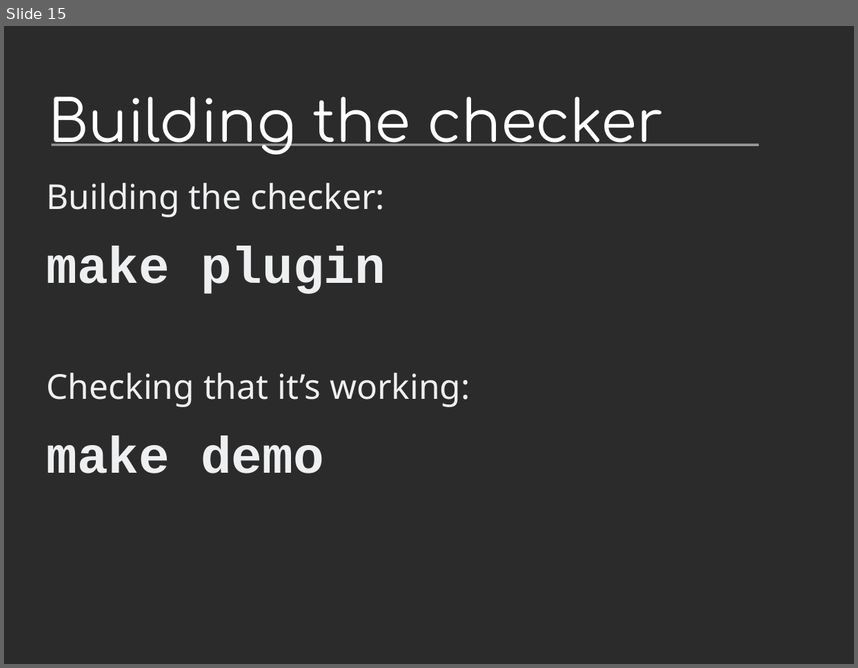
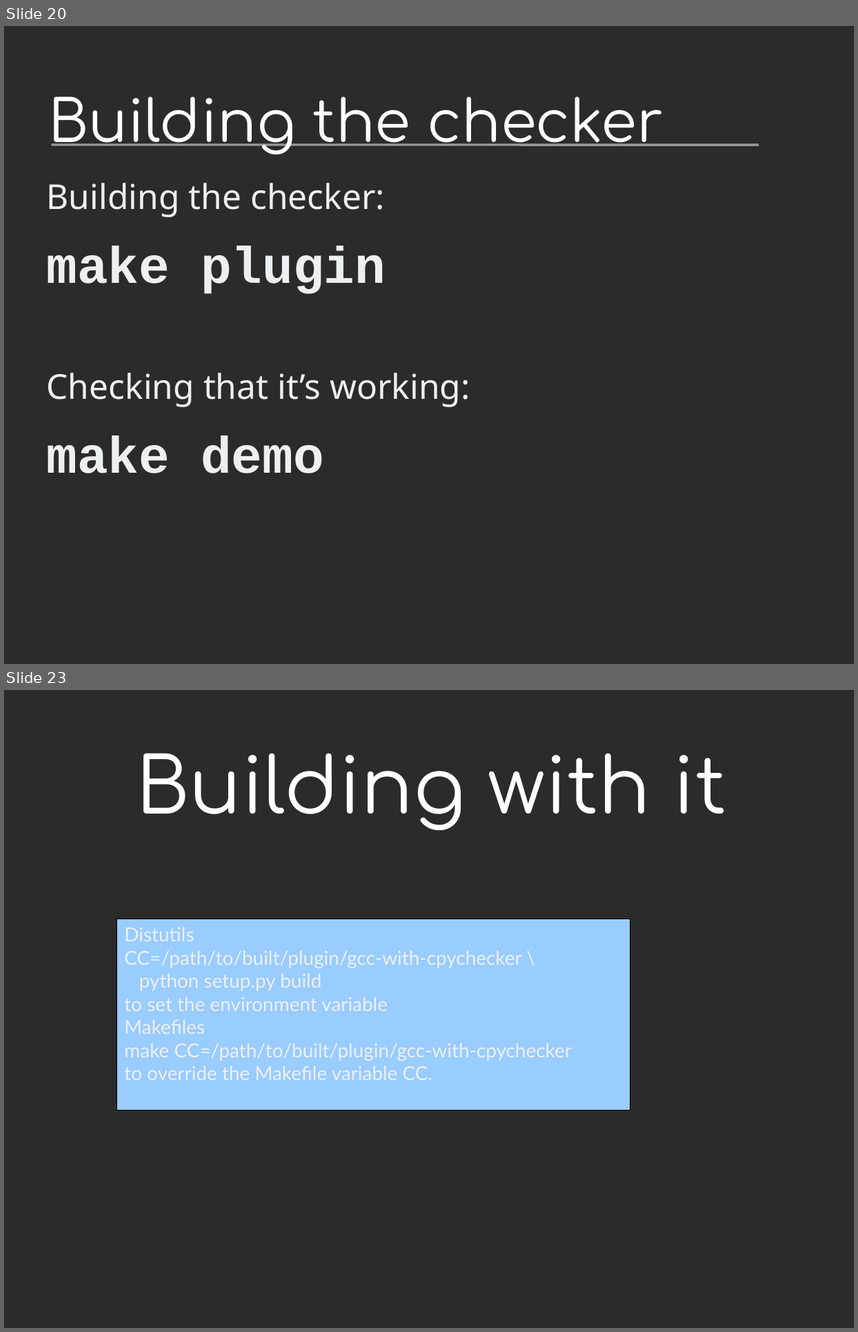
Before and after one commit to davidmalcolm/PyCon-US-2013-Talk, a slide deck: Death By 1000 Leaks - Static Analysis of Hundreds of Python Extension Modules.odp. Shown one above the other, each under a label of ours: slide 15 before the commit, slides 20 and 23 after it; the slides between them are not shown. The pictures are 858x668 and 858x1332 pixels, drawn with LibreOffice and Linux fonts; fonts in the diff are those of the drawing; background and template pictures are left out; a plain dark background stands for a picture behind light text. Boxes give left, top, right and bottom in pixels: in the first picture for what was removed or moved away, otherwise in the second. Text is boxed around its words. In the diff, an @@ line names an element or a change of style, - is before the commit and + after.

```diff
--- a/Death By 1000 Leaks - Static Analysis of Hundreds of Python Extension Modules.odp
+++ b/Death By 1000 Leaks - Static Analysis of Hundreds of Python Extension Modules.odp
@@ slide 23 added at (x1=4, y1=690, x2=854, y2=1328), background picture (left out) @@
@@ title added at (x1=136, y1=753, x2=726, y2=830), 72 pt, text #FFFFFF @@
+Building with it
@@ rectangle added at (x1=116, y1=918, x2=631, y2=1110), fill #99CCFF, outline #000000 0 pt, 18 pt, text #EEEFF0 @@
+Distutils
+CC=/path/to/built/plugin/gcc-with-cpychecker \
+python setup.py build
+to set the environment variable
+Makefiles
+make CC=/path/to/built/plugin/gcc-with-cpychecker
+to override the Makefile variable CC.
@@ what was slide 15 is now slide 20 @@
```
Also in this commit, not shown: 7 slides changed, 19 other slides added, 2 other files.
